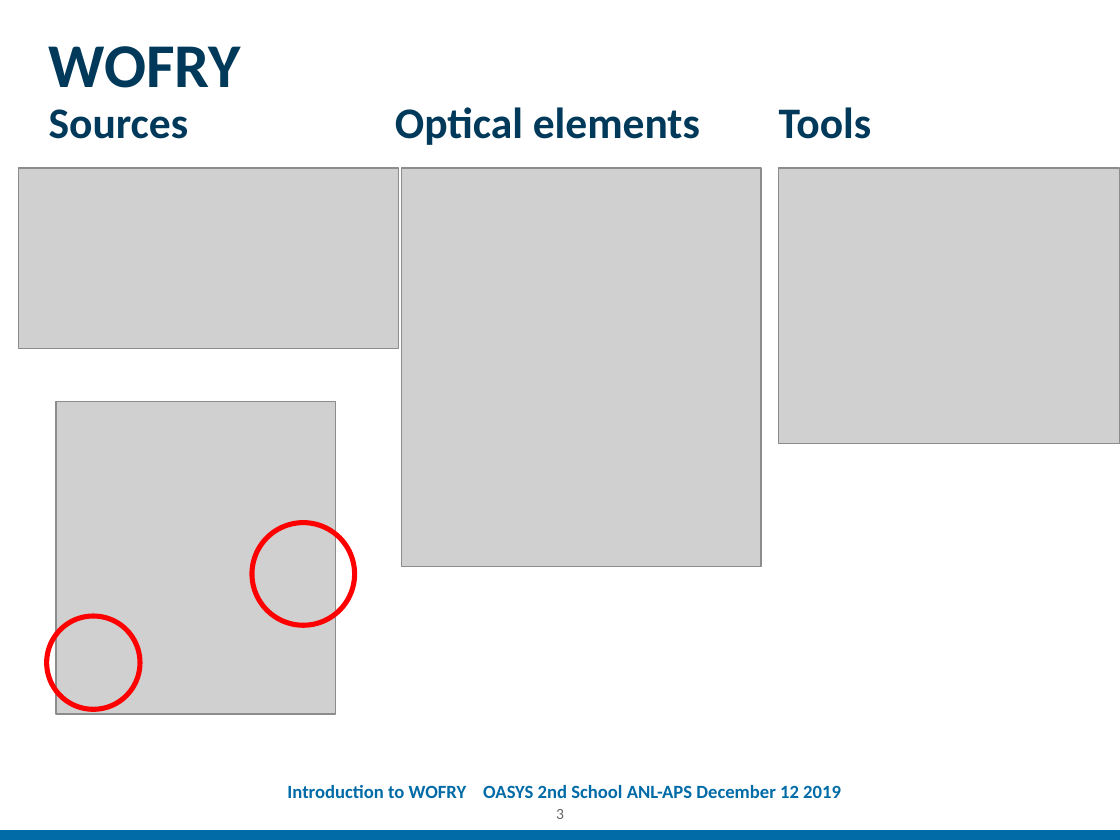
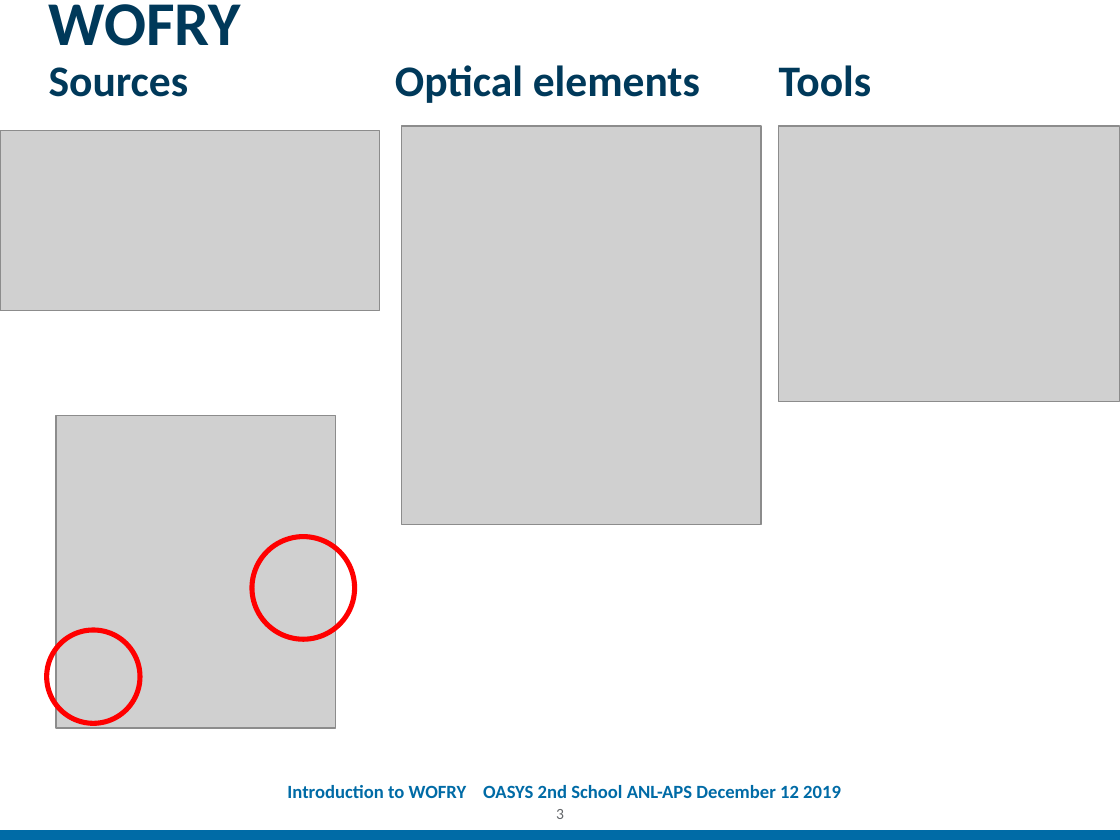
Before and after one commit to oasys-kit/oasys_school, a slide deck: slide 3 of second/slides/Introduction_to_WOFRY.pptx. Drawn at 1120x840 pixels with LibreOffice and Linux fonts; fonts in the diff are those of the drawing; grey boxes stand for pictures; background and template pictures are left out. Boxes give left, top, right and bottom in pixels: in the first picture for what was removed or moved away, otherwise in the second. Text is boxed around its words. In the diff, an @@ line names an element or a change of style, - is before the commit and + after.

```diff
--- a/second/slides/Introduction_to_WOFRY.pptx
+++ b/second/slides/Introduction_to_WOFRY.pptx
@@ 2 pictures, 1 title moved together from (x1=49, y1=46, x2=1120, y2=567) to (x1=49, y1=4, x2=1120, y2=524) @@
@@ picture moved from (x1=19, y1=168, x2=399, y2=348) to (x1=0, y1=131, x2=380, y2=311) @@
@@ 2 ellipses, 1 picture moved together from (x1=47, y1=401, x2=355, y2=713) to (x1=47, y1=416, x2=355, y2=728) @@
```
Also in this commit, not shown: 4 other slides changed, 2 other files.
